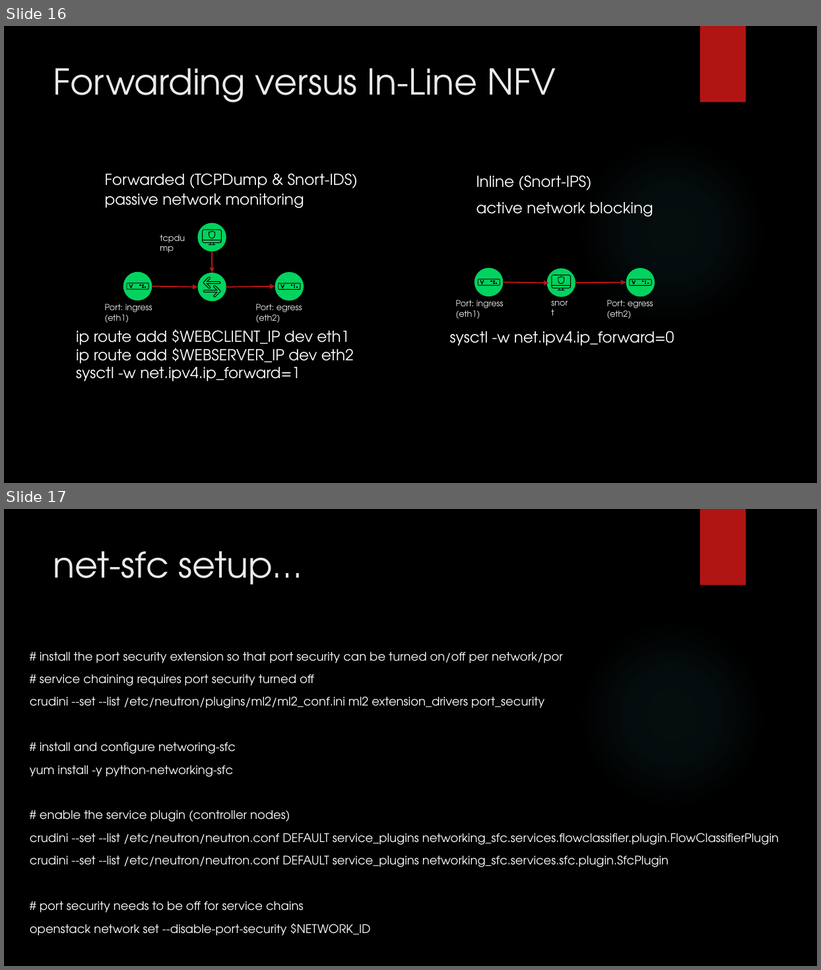
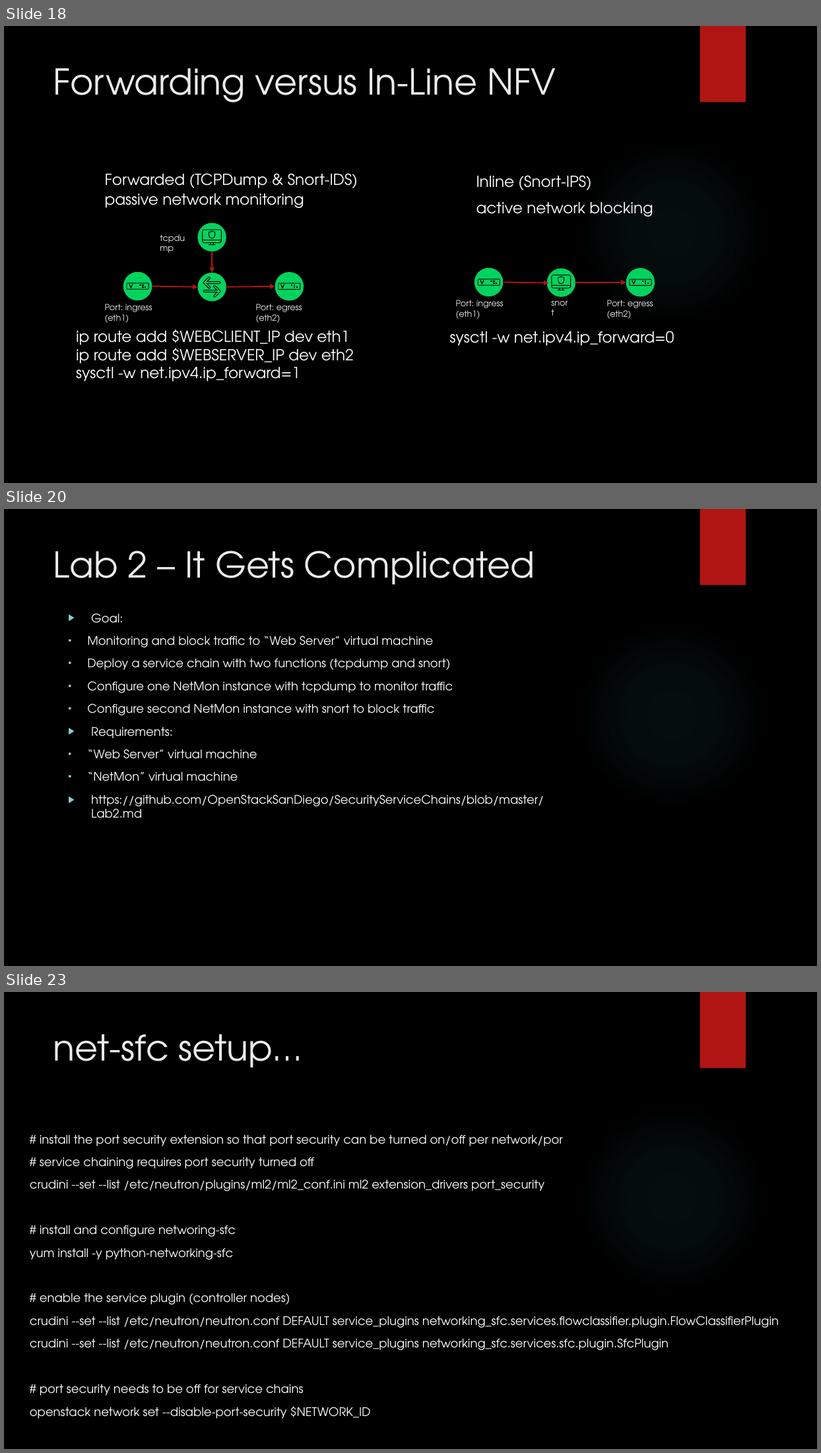
Before and after one commit to OpenStackSanDiego/SecurityServiceChains, a slide deck: Virtualized Security Functions in Layer 2.pptx. Shown one above the other, each under a label of ours: slides 16 and 17 before the commit, slides 18, 20 and 23 after it; the slides between them are not shown. The pictures are 821x970 and 821x1453 pixels, drawn with LibreOffice and Linux fonts; fonts in the diff are those of the drawing; background and template pictures are left out. Boxes give left, top, right and bottom in pixels: in the first picture for what was removed or moved away, otherwise in the second. Text is boxed around its words. In the diff, an @@ line names an element or a change of style, - is before the commit and + after.

```diff
--- a/Virtualized Security Functions in Layer 2.pptx
+++ b/Virtualized Security Functions in Layer 2.pptx
@@ slide 20 added at (x1=4, y1=509, x2=817, y2=966), background picture (left out); not listed: 2 template elements that a slide beside it also shows @@
@@ title added at (x1=54, y1=551, x2=535, y2=585), 42 pt, text #EBEBEB @@
+Lab 2 – It Gets Complicated
@@ text added at (x1=87, y1=613, x2=544, y2=819), 14 pt, text #FFFFFF @@
+▶ Goal:
+• Monitoring and block traffic to “Web Server” virtual machine
+• Deploy a service chain with two functions (tcpdump and snort)
+• Configure one NetMon instance with tcpdump to monitor traffic
+• Configure second NetMon instance with snort to block traffic
+▶ Requirements:
+• “Web Server” virtual machine
+• “NetMon” virtual machine
+▶ https://github.com/OpenStackSanDiego/SecurityServiceChains/blob/master/Lab2.md
@@ what was slide 16 is now slide 18 @@
@@ what was slide 17 is now slide 23 @@
```
Also in this commit, not shown: 1 slide changed, 5 other slides added, 7 other files.
